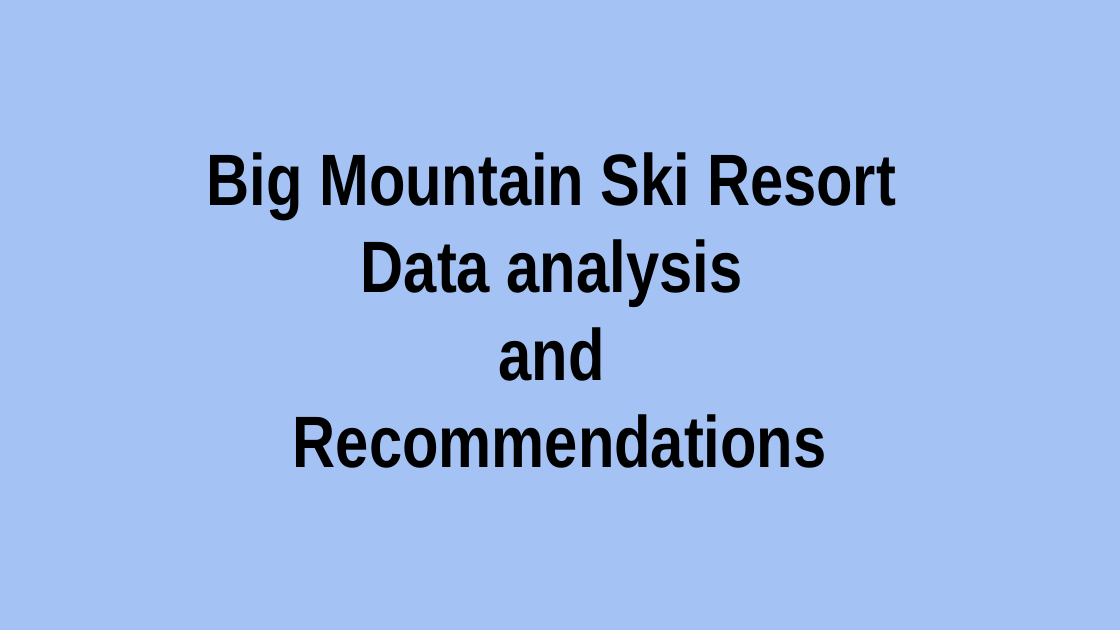
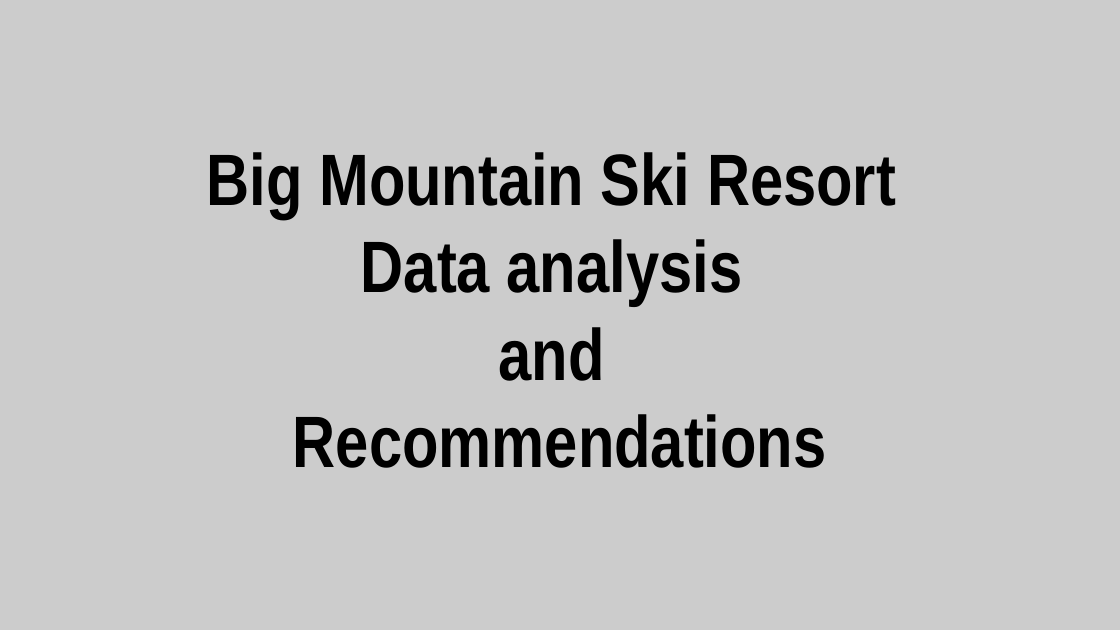
Before and after one commit to shaisid01/Data-Science, a slide deck: slide 1 of CapstoneProjects/Big Mountain Ski Resort/Docs/Project Slides.pptx. Drawn at 1120x630 pixels with LibreOffice and Linux fonts; fonts in the diff are those of the drawing. Boxes give left, top, right and bottom in pixels: in the first picture for what was removed or moved away, otherwise in the second. Text is boxed around its words. In the diff, an @@ line names an element or a change of style, - is before the commit and + after.

```diff
--- a/CapstoneProjects/Big Mountain Ski Resort/Docs/Project Slides.pptx
+++ b/CapstoneProjects/Big Mountain Ski Resort/Docs/Project Slides.pptx
@@ background #A4C2F4 to #CCCCCC @@
```
Also in this commit, not shown: 7 other slides changed, 2 slides removed, 1 other file.
